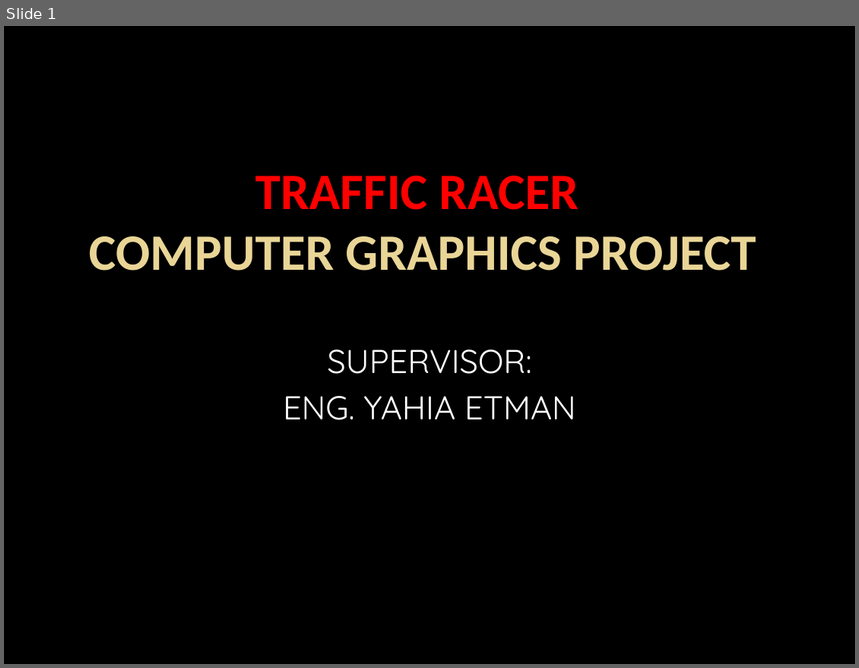
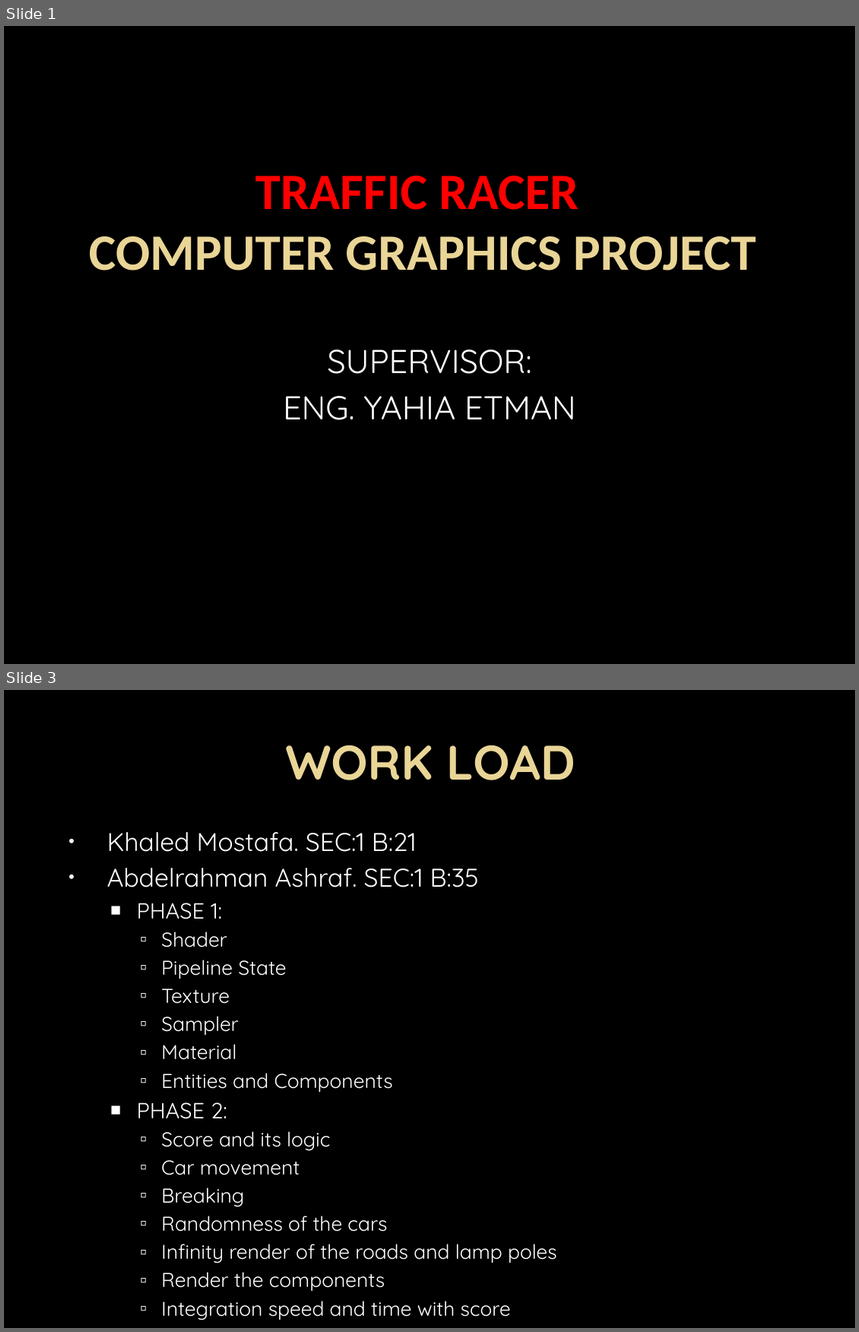
Before and after one commit to AbdelrahmanAshrafMohamedelsayed/GFX_Project, a slide deck: Traffic Racer.pptx. Shown one above the other, each under a label of ours: slide 1 before the commit, slides 1 and 3 after it; the slides between them are not shown. The pictures are 859x668 and 859x1332 pixels, drawn with LibreOffice and Linux fonts; fonts in the diff are those of the drawing; background and template pictures are left out. Boxes give left, top, right and bottom in pixels: in the first picture for what was removed or moved away, otherwise in the second. Text is boxed around its words. In the diff, an @@ line names an element or a change of style, - is before the commit and + after.

```diff
--- a/Traffic Racer.pptx
+++ b/Traffic Racer.pptx
@@ slide 3 added at (x1=4, y1=690, x2=855, y2=1328), background picture (left out) @@
@@ title added at (x1=285, y1=745, x2=576, y2=780), 41 pt, text gradient #EAD696 to #E7D081, bold @@
+WORK LOAD
@@ text added at (x1=107, y1=832, x2=557, y2=1321), 17.1 pt, text #FFFFFF @@
+• Khaled Mostafa. SEC:1 B:21
+• Abdelrahman Ashraf. SEC:1 B:35
+  ■ PHASE 1:
+    ▫ Shader
+    ▫ Pipeline State
+    ▫ Texture
+    ▫ Sampler
+    ▫ Material
+    ▫ Entities and Components
+  ■ PHASE 2:
+    ▫ Score and its logic
+    ▫ Car movement
+    ▫ Breaking
+    ▫ Randomness of the cars
+    ▫ Infinity render of the roads and lamp poles
+    ▫ Render the components
+    ▫ Integration speed and time with score
+    ▫ Integrate new postprocessing with game
```
Also in this commit, not shown: 1 slide changed, 1 other file.
